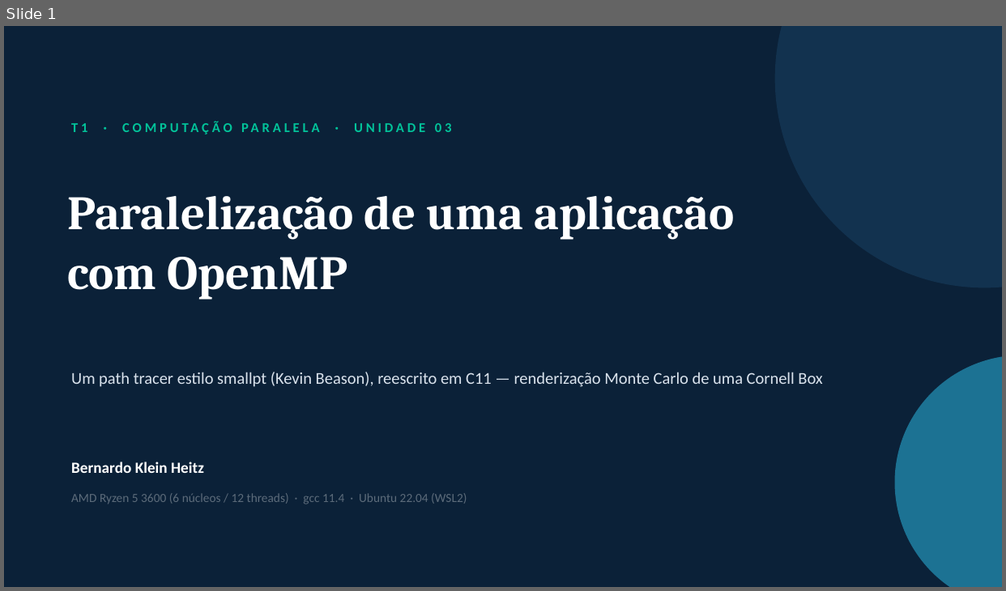
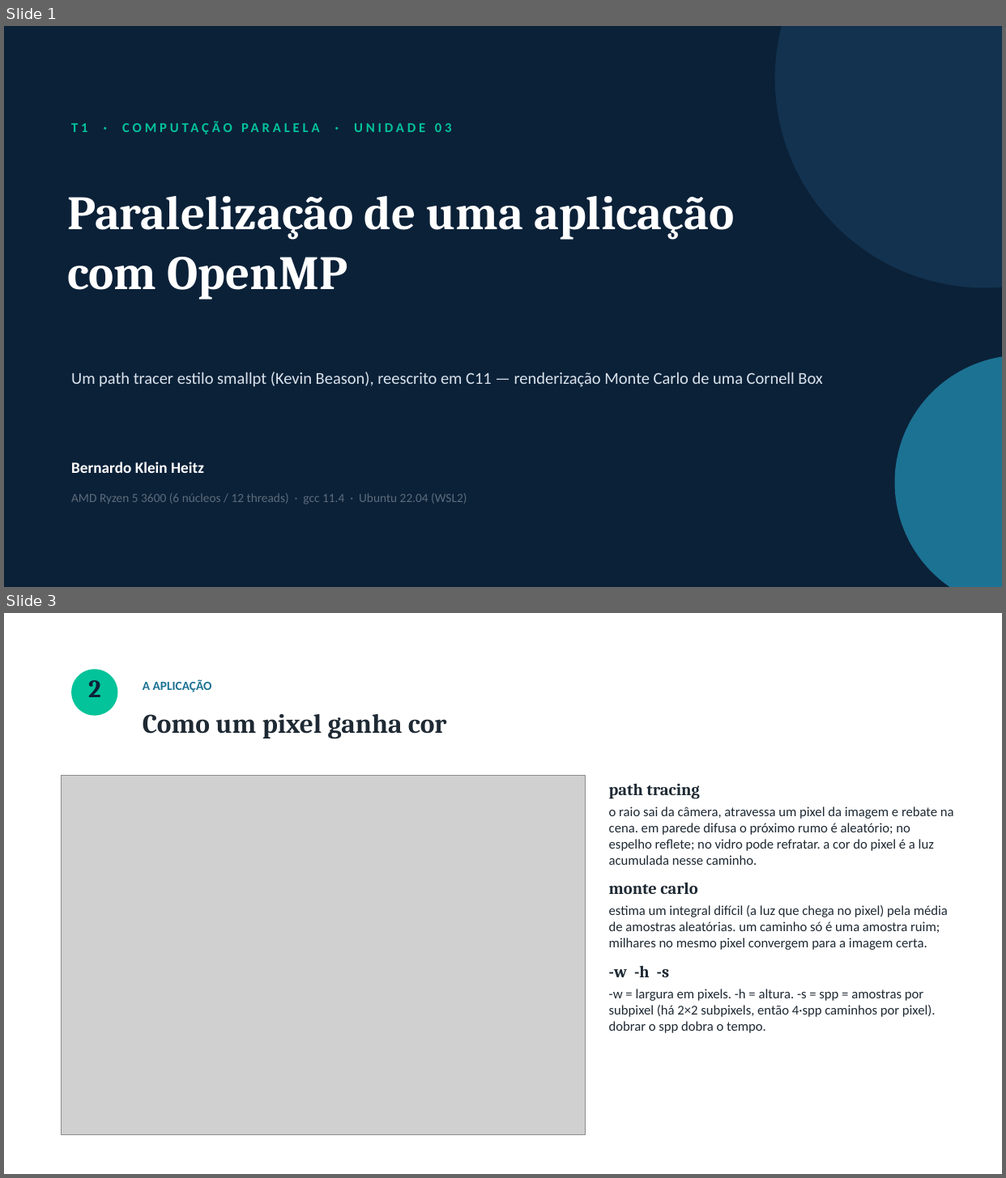
Before and after one commit to bengo501/T1-CompPar-ParalelizacaoDeUmaAplicacaoComOpenMP-, a slide deck: Apresentacao_T1_OpenMP.pptx. Shown one above the other, each under a label of ours: slide 1 before the commit, slides 1 and 3 after it; the slides between them are not shown. The pictures are 1006x591 and 1006x1178 pixels, drawn with LibreOffice and Linux fonts; fonts in the diff are those of the drawing; grey boxes stand for pictures. Boxes give left, top, right and bottom in pixels: in the first picture for what was removed or moved away, otherwise in the second. Text is boxed around its words. In the diff, an @@ line names an element or a change of style, - is before the commit and + after.

```diff
--- a/Apresentacao_T1_OpenMP.pptx
+++ b/Apresentacao_T1_OpenMP.pptx
@@ slide 3 added at [4,613,1002,1174], background #FFFFFF @@
@@ ellipse added at [71,669,117,716], fill #02C39A @@
@@ text added at [88,680,101,697], 24 pt, text #0B2138, bold @@
+2
@@ text added at [143,679,212,692], 12 pt, text #1C7293, bold @@
+A APLICAÇÃO
@@ text added at [143,714,447,739], 26 pt, text #1E2933, bold @@
+Como um pixel ganha cor
@@ picture added at [62,776,586,1135] @@
@@ text added at [609,783,954,1033], 13 pt, text #1E2933 @@
+path tracing
+o raio sai da câmera, atravessa um pixel da imagem e rebate na cena. em parede difusa o próximo rumo é aleatório; no espelho reflete; no vidro pode refratar. a cor do pixel é a luz acumulada nesse caminho.
+monte carlo
+estima um integral difícil (a luz que chega no pixel) pela média de amostras aleatórias. um caminho só é uma amostra ruim; milhares no mesmo pixel convergem para a imagem certa.
+-w -h -s
+-w = largura em pixels. -h = altura. -s = spp = amostras por subpixel (há 2×2 subpixels, então 4·spp caminhos por pixel). dobrar o spp dobra o tempo.
```
Also in this commit, not shown: 7 slides changed, 2 other slides added, 1 slide removed, 56 other files.
